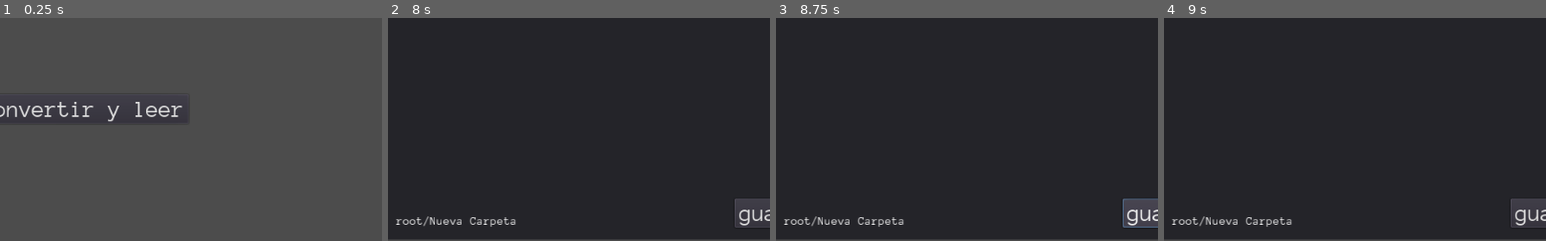
Above: before the commit, frames 1-4 (left to right).
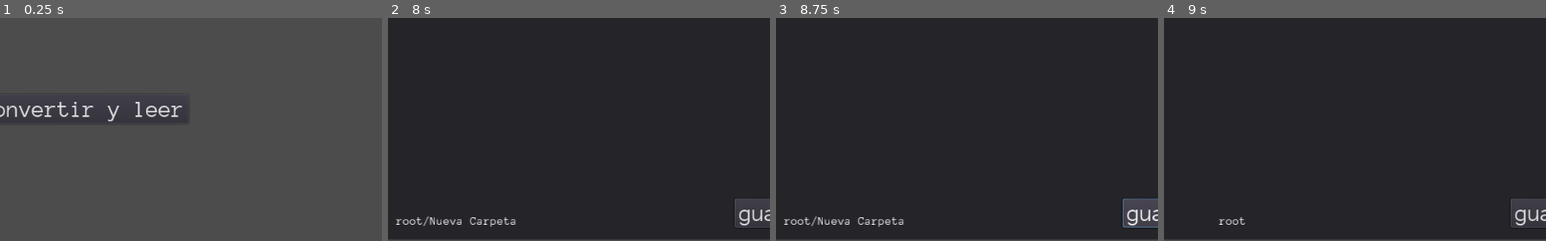
Above: after the commit, the same moments.

Repository: AndresDavidCalderon/desfilosofador
Game: Godot game, scene res://menu/menu.tscn
The game is run twice, just before and just after one commit, with the same random seed, the same clock (stepped at 60 frames per second) and the same inputs. This scene is started directly instead of the project's main scene.
Inputs (mouse positions are % of the whole screen's width and height, from its top left):
- Up to frame 1 (0.25 s): no input
- Up to frame 2 (8 s): click "biblioteca de filtros" at 0.5 s; click (52, 4) at 1.25 s; click "nuevo filtro" at 2 s; click (59, 12) at 2.77 s; type "12" at 2.85 s; click (47, 18) at 3 s; type "12" at 3.08 s; click (64, 18) at 3.5 s; click "nuevo filtro" at 4.25 s; click (59, 31) at 5.02 s; type "12" at 5.1 s; click (47, 37) at 5.25 s; type "12" at 5.33 s; click "x" at 5.75 s; click "nueva carpeta" at 6.5 s; click "abrir" at 7.25 s
- Up to frame 3 (8.75 s): click "guardar" at 8 s
- Up to frame 4 (9 s): click (52, 4) at 8.75 s
The pictures show only the part of the screen within x 41-91%, y 50-100%; the shares and areas given below are measured in that part.

Frames 1-3 are identical in both runs. In frame 4, 0.5% of the frame differs, in the area x 2-34%, y 88-94%.
Error in both runs: Invalid call. Nonexistent function 'popup' in base 'Nil'. (res://filters/filtersearch.gd:35)

Commit message:
game dir

Diff:
--- a/filters/filterinstance.gd
+++ b/filters/filterinstance.gd
@@ -6,28 +6,8 @@
 	save["to"]=new.text
 	save["enabled"]=$enabled.pressed
 func fromfile(save:Dictionary):
-	if save.has("enabled"):
-		$enabled.pressed=save["enabled"]
+	$enabled.pressed=save["enabled"]
 	new.text=save["to"]
-	register(save["of"])
 	from.text=save["of"]
 
 var oldtext=""
-func register(new_text):
-	if oldtext!="":
-		globals.filterbyphrase[oldtext].erase(self)
-	if new_text!=null and new_text!="":
-		if not globals.filterbyphrase.has(new_text):
-			globals.filterbyphrase[new_text]=[]
-		globals.filterbyphrase[new_text].append(self)
-	oldtext=new_text
-func found(pos,text:String):
-	if $enabled:
-		text=stringfunc.replacefind(pos,from.text,text,new.text)
-	return text
-
-
-func delete():
-	if globals.filterbyphrase.has(from.text):
-		globals.filterbyphrase[from.text].erase(self)
-	queue_free()
--- a/filters/filterinstance.tscn
+++ b/filters/filterinstance.tscn
@@ -96,5 +96,4 @@
 "_edit_use_anchors_": false
 }
 
-[connection signal="text_changed" from="ui/of/origin" to="." method="register"]
 [connection signal="pressed" from="delete" to="." method="delete"]
--- a/filters/filtersearch.gd
+++ b/filters/filtersearch.gd
@@ -62,12 +62,12 @@
 		data=new.getsavedata()
 	filtertree[index]["inside"].append(data)
 
-
 func _on_newfolder_pressed():
 	addelement(folder)
-
 
 func _on_folderup_pressed():
 	box.savecurrent()
 	if index==1:return
 	box.openfolder(filtertree[index]["origin"])
+	var text=$bottom/dir.text
+	$bottom/dir.text=stringfunc.cutright(text.find_last("/"),text)
--- a/reader/reader.tscn
+++ b/reader/reader.tscn
@@ -263,6 +263,7 @@
 margin_bottom = 341.51
 rect_scale = Vector2( 0.898282, 0.898282 )
 custom_styles/panel = SubResource( 7 )
+onexe = false
 
 [node name="close" type="Button" parent="librarycontainer"]
 margin_left = -479.255
--- a/stringfuncs.gd
+++ b/stringfuncs.gd
@@ -16,9 +16,17 @@
 func addbetween(text:String,added:String,where:int):
 	return text.left(where)+added+text.right(where)
 #replaces the first apeareance of a substring in a text.
-func replacefind(from:int,find:String,text:String,to:String):
-	var where=text.find(find,from)
+func replacefind(find:String,text:String,to:String,where:int):
 	#quitar la palabra
 	text=cutout(where,where+find.length(),text)
 	text=addbetween(text,to,where)
 	return text
+func findlastuntil(until:int,text:String,find:String):
+	var from=0
+	while true:
+		var lastfrom=from
+		from=text.find(find,from)
+		if from==-1 or from>until:
+			return lastfrom
+func cutright(until:int,text:String):
+	return cutout(until,text.length(),text)
Binary file changed: filters/element.png
